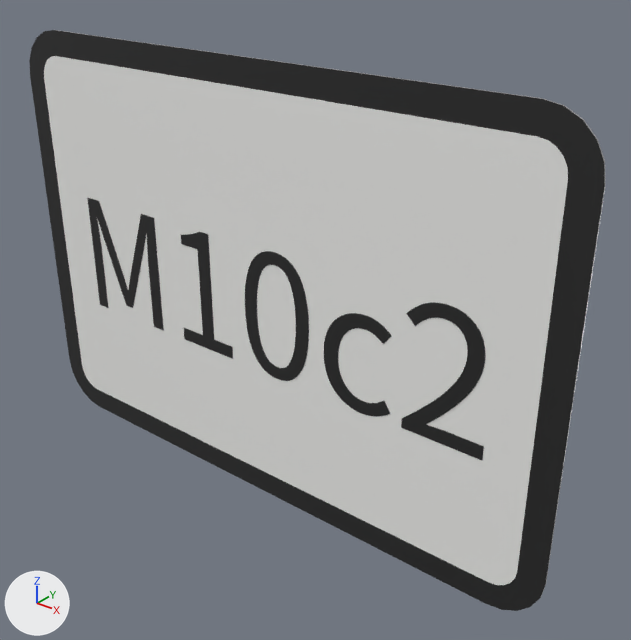
The glTF model panneaux/11_M_panonceaux/M10c2.glb: old version first, new version second.
The view is the same before and after, from a camera (50 mm lens) standing at (0.408, -0.44, 0.271) and looking at (0.039, 0.021, -0.015). The axes (+X, +Y, +Z) are drawn at lower left. The lights are the same throughout. The older version comes first. Where no turn or scale is listed for an object, it has been applied to the vertices. Vertices at exactly the same position are counted once.

Names of what the first picture shows: 'M10c2_cadre00', 'M10c2_fond01', 'M10c2_txt02' and 1 more.
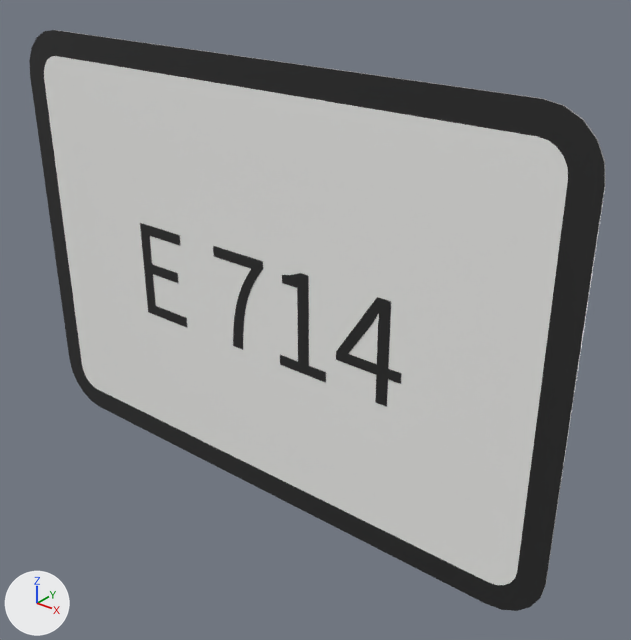
Where the change shows, as pixel boxes [x1, y1, x2, y2] in the pictures (631 x 640 px):
'M10c2_txt02', reshaped (34% narrower, 30% shorter)
    before: [87, 198, 485, 460]
    after: [140, 223, 402, 407]
part 1 of me_t_1669, added (black)
    after: [140, 223, 187, 327]
part 2 of me_t_1669, deleted (black)
    before: [401, 302, 485, 460]
part 3 of me_t_1669, deleted (black)
    before: [87, 198, 164, 330]
part 4 of me_t_1669, reshaped
    before: [181, 232, 391, 416]
    after: [213, 246, 402, 407]

Diff of the bpy script that builds the scene:
```diff
--- a/panneaux/11_M_panonceaux/M10c2.glb.py
+++ b/panneaux/11_M_panonceaux/M10c2.glb.py
@@ me_t_1669 @@
 # used by ob_m10c2_txt02; location = (0.0, -0.0023, 0.0)
-me_t_1669.from_pydata(...)  # 742 vertices, 1468 faces; spans x -0.19..0.197, y 0.0, z -0.061..0.042
+me_t_1669.from_pydata(...)  # 204 vertices, 396 faces; spans x -0.124..0.132, y 0.0, z -0.048..0.032
+# me_t_1669 part 1: a new loose piece of 24 vertices spanning x -0.124..-0.077, y 0.0, z -0.048..0.032, in mat_noir_pictogramme (black #272727)
+# me_t_1669 part 2: the loose piece of 178 vertices spanning x 0.133..0.197, y 0.0, z -0.059..0.042 is deleted
+# me_t_1669 part 3: the loose piece of 132 vertices spanning x -0.19..-0.107, y 0.0, z -0.059..0.041 is deleted
+# me_t_1669 part 4: 4 vertices moved within x 0.009..0.068, y 0.0, z -0.039..0.026; 426 vertices removed from x -0.081..0.124, y 0.0, z -0.061..0.042; 174 vertices added at x -0.041..0.132, y 0.0, z -0.048..0.032
 me_t_1669.materials.append(mat_noir_pictogramme)
```
